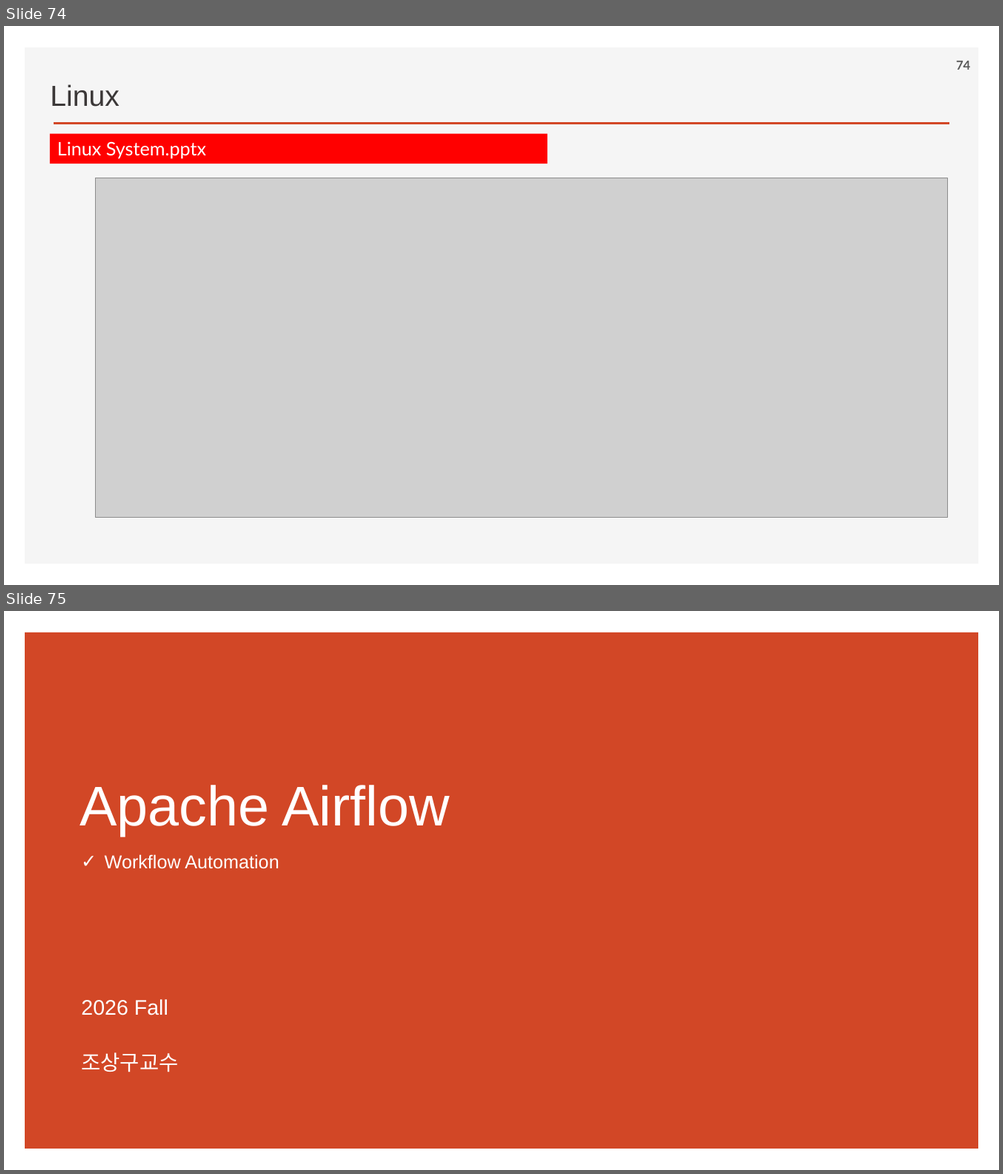
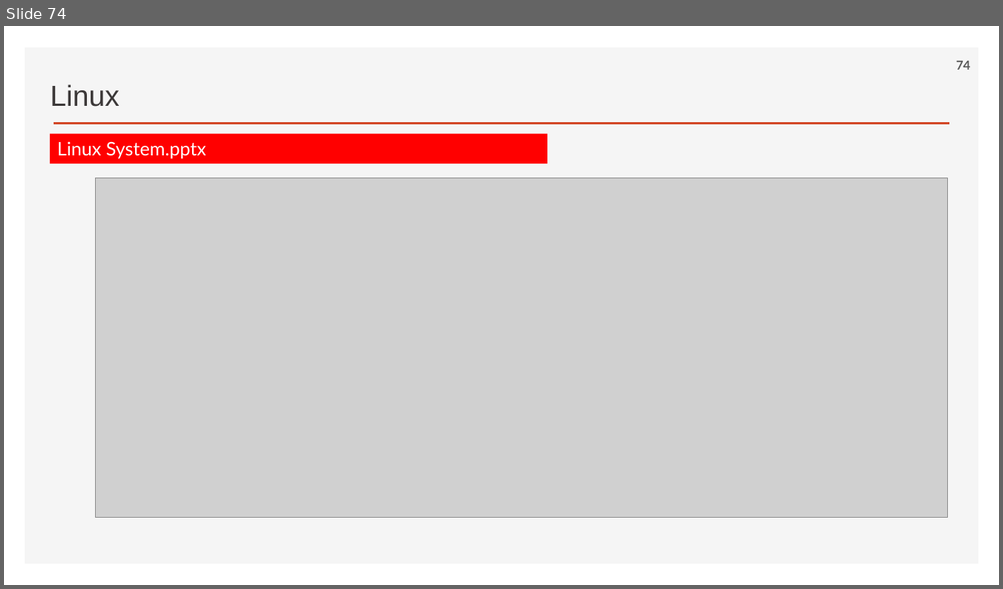
Before and after one commit to ancestor9/2026_Fall_AI-Workflow, a slide deck: PPTs/00_App Deployment.pptx. Shown one above the other, each under a label of ours: slides 74 and 75 before the commit, slide 74 after it. The pictures are 1003x1174 and 1003x589 pixels, drawn with LibreOffice and Linux fonts; fonts in the diff are those of the drawing; grey boxes stand for pictures; background and template pictures are left out. Boxes give left, top, right and bottom in pixels: in the first picture for what was removed or moved away, otherwise in the second. Text is boxed around its words. In the diff, an @@ line names an element or a change of style, - is before the commit and + after.

```diff
--- a/PPTs/00_App Deployment.pptx
+++ b/PPTs/00_App Deployment.pptx
@@ slide 75 removed at (4,611,999,1170), background #FFFFFF @@
@@ rectangle removed at (25,632,979,1150) @@
@@ title removed at (79,785,450,836) @@
-Apache Airflow
@@ text removed at (105,854,279,869) @@
-✓ Workflow Automation
@@ text removed at (81,999,178,1073) @@
-2026 Fall
-조상구교수
```
Also in this commit, not shown: 1 slide changed, 18 other slides removed.
